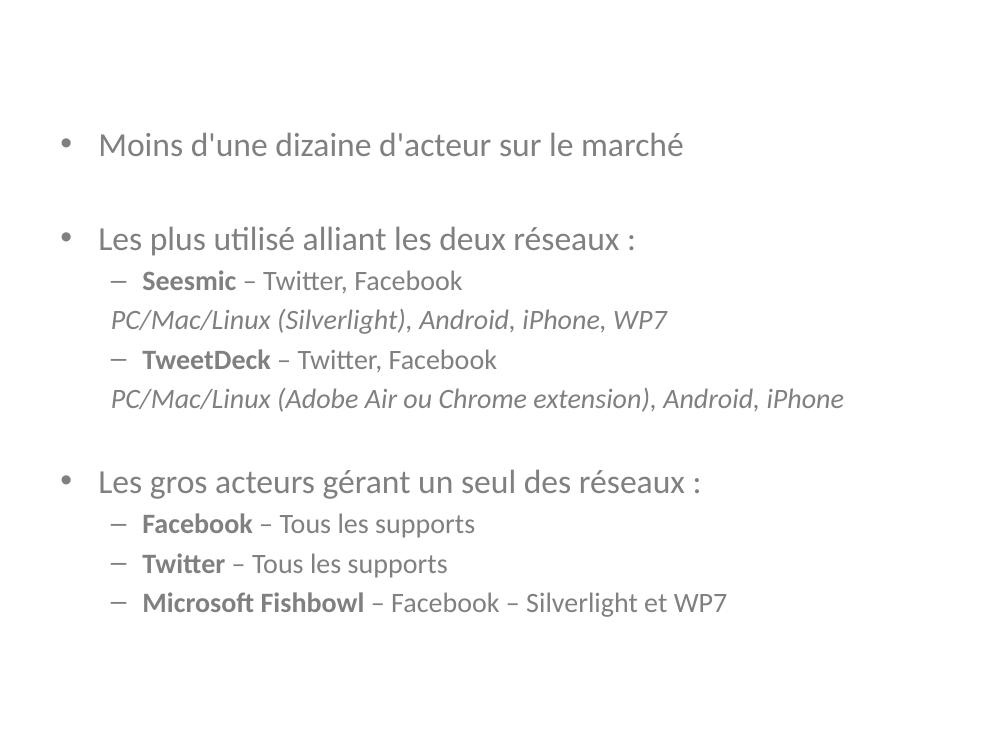
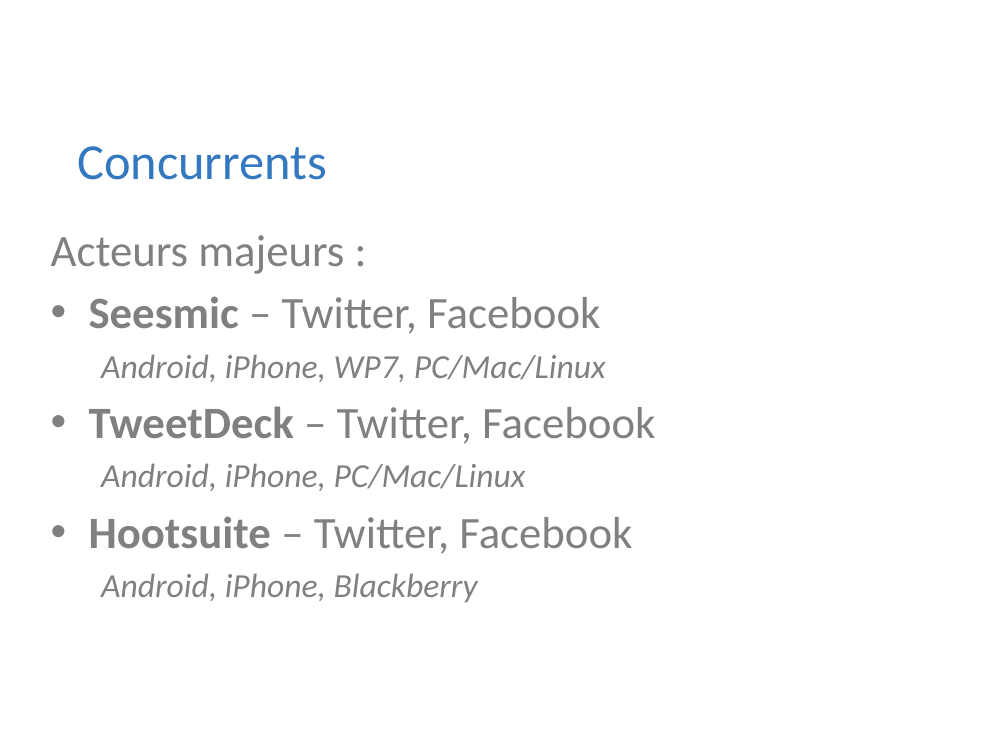
Before and after one commit to Riges/eip-silverlight, a slide deck: slide 7 of Docs/eip 10.09.11/myNETwork.pptx (slide 6 before the commit). Drawn at 1008x756 pixels with LibreOffice and Linux fonts; fonts in the diff are those of the drawing; background and template pictures are left out. Boxes give left, top, right and bottom in pixels: in the first picture for what was removed or moved away, otherwise in the second. Text is boxed around its words. In the diff, an @@ line names an element or a change of style, - is before the commit and + after.

```diff
--- a/Docs/eip 10.09.11/myNETwork.pptx
+++ b/Docs/eip 10.09.11/myNETwork.pptx
@@ text added at box(77, 146, 327, 180), 36 pt, text #3479C0 @@
+Concurrents
@@ text "Acteurs majeurs :": place and size @@
-text "Acteurs majeurs :" at box(98, 132, 844, 617)
+text "Acteurs majeurs :" at box(51, 235, 655, 603)
@@ text at box(51, 235, 344, 274): text changed; size 24 to 32 pt @@
-• Moins d'une dizaine d'acteur sur le marché
-• Les plus utilisé alliant les deux réseaux :
+Acteurs majeurs :
@@ text at box(89, 296, 655, 443): size 20 to 32 pt in "Seesmic – Twitter, Facebook", "TweetDeck – Twitter, Facebook"; bullet – to •; list level 2 to 1 in "Seesmic – Twitter, Facebook"; list level 2 to 1 in "TweetDeck – Twitter, Facebook" @@
@@ text at box(101, 354, 606, 382): text changed; size 20 to 24 pt @@
-  PC/Mac/Linux (Silverlight), Android, iPhone, WP7
+  Android, iPhone, WP7, PC/Mac/Linux
@@ text at box(89, 463, 632, 603): text changed; size 20 to 24 pt; italic on @@
-  PC/Mac/Linux (Adobe Air ou Chrome extension), Android, iPhone
-• Les gros acteurs gérant un seul des réseaux :
-  – Facebook – Tous les supports
-  – Twitter – Tous les supports
-  – Microsoft Fishbowl – Facebook – Silverlight et WP7
+  Android, iPhone, PC/Mac/Linux
+• Hootsuite – Twitter, Facebook
+  Android, iPhone, Blackberry
```
Also in this commit, not shown: 13 other slides changed, 2 slides added, 2 slides removed, 2 other files.
